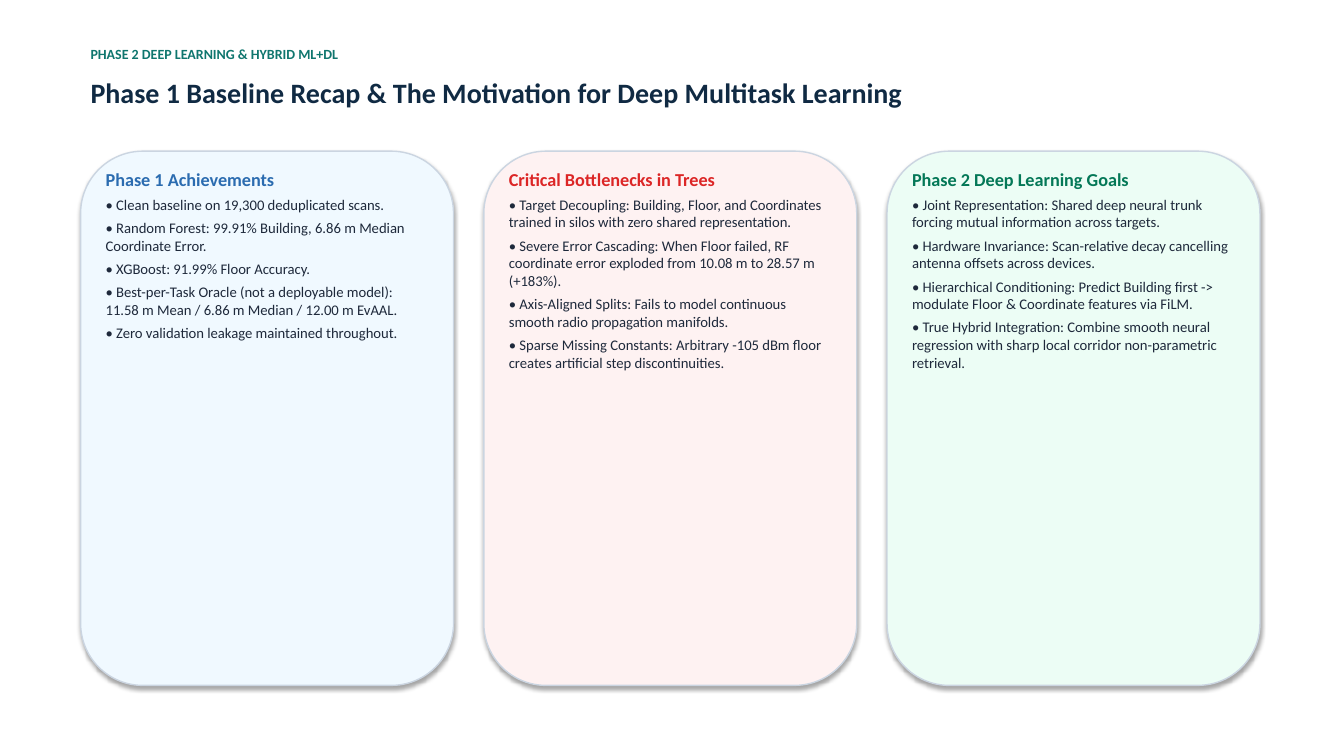
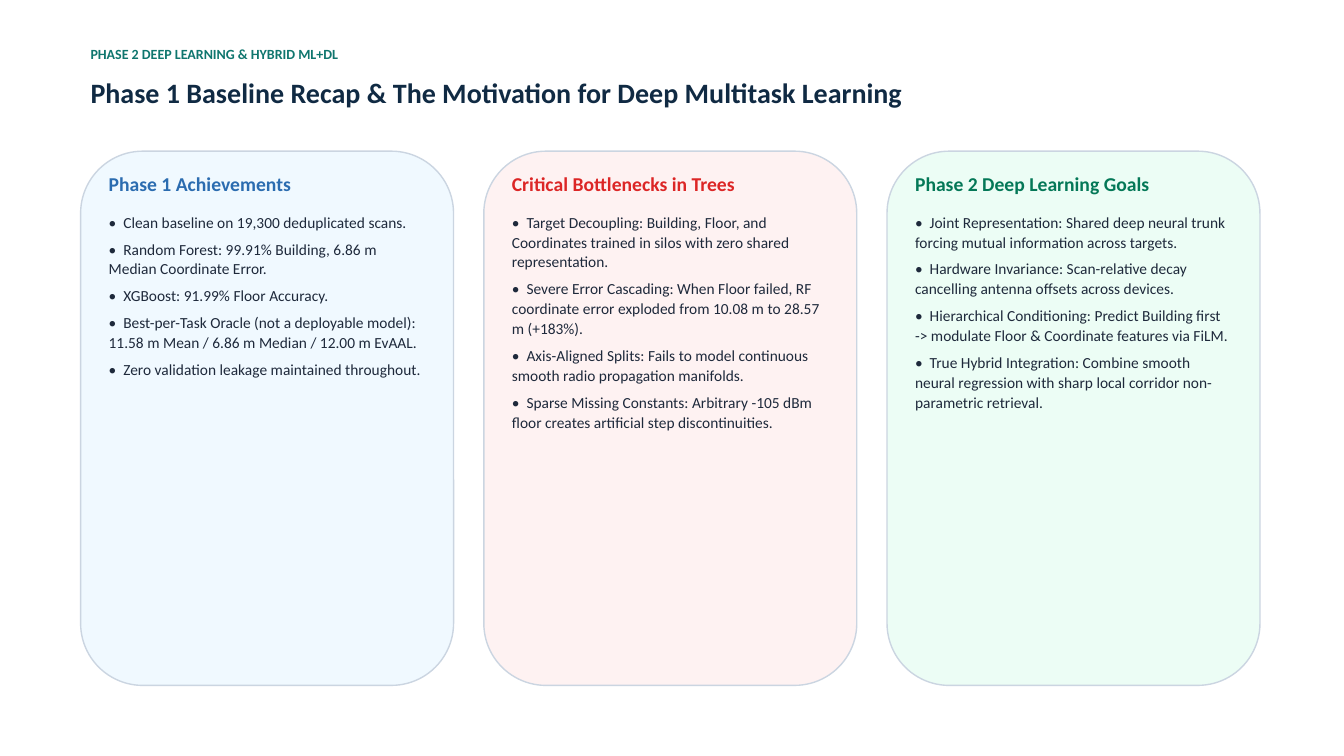
Before and after one commit to vedpawar2254/Indoor-location-prediction-using-wifi-signals, a slide deck: slide 2 of presentation/Phase2_Presentation.pptx. Drawn at 1344x756 pixels with LibreOffice and Linux fonts; fonts in the diff are those of the drawing. Boxes give left, top, right and bottom in pixels: in the first picture for what was removed or moved away, otherwise in the second. Text is boxed around its words. In the diff, an @@ line names an element or a change of style, - is before the commit and + after.

Commit message:
Rebuild architecture diagram cleanly; fix presentation overflow and stale numbers
Architecture diagram (p2_architecture_diagram.png) — full rewrite:
- Replace the hand-placed matplotlib boxes/arrows (which overlapped boxes and
  slashed a diagonal line across the figure) with a node class that exposes edge
  anchors, so every arrow now attaches border-to-border and curved edges route
  cleanly around boxes instead of through them.
- Render real math (FiLM h⊙(1+γ(p_b))+β(p_b), Kendall Σ e^-s_k L_k + ½ s_k, the
  adaptive gate) via matplotlib mathtext instead of cramped ASCII.
- Larger canvas, even lane spacing, generous padding, title clearance.

Presentation deck:
- add_card now auto-fits text to the shape (TEXT_TO_FIT_SHAPE) so long bullet
  lists no longer overflow the fixed-height cards; roomier padding and spacing.
- Widen the slide-title box and shrink long titles so headers never clip.
- Convert ASCII math in bullets to proper Unicode (γ, β, Δ, subscripts, ⊙, Σ).
- Fix stale ablation/literature numbers that were slide-local and missed earlier:
  R2 44.50/38.38 m (was 37.18/30.65), R3-noRel 13.45 m (was 12.39), SAE-MTL
  10.25/11.54 m (was 10.48/12.61), CNNLoc 22.91/24.96 m (was 24.75/27.61).

Verified by rendering the actual PPTX (via LibreOffice) slide-by-slide. Rebuilt
the deck (PPTX+PDF), the report PDF (new diagram embedded), and the notebook.

```diff
--- a/presentation/Phase2_Presentation.pptx
+++ b/presentation/Phase2_Presentation.pptx
@@ text "Phase 1 Achievements" at [109, 177, 420, 378]: size 13 to 14 pt in "Phase 1 Achievements"; size 10.5 to 11 pt; more space between paragraphs; line spacing 1 to 1.08 @@
@@ text "Critical Bottlenecks in Trees" at [512, 177, 819, 431]: size 13 to 14 pt in "Critical Bottlenecks in Trees"; size 10.5 to 11 pt; more space between paragraphs; line spacing 1 to 1.08 @@
@@ shadow off in 3 elements at [81, 151, 454, 686], [484, 151, 857, 686], [887, 151, 1260, 686] @@
@@ text "Phase 2 Deep Learning Goals" at [915, 177, 1227, 411]: size 13 to 14 pt in "Phase 2 Deep Learning Goals"; size 10.5 to 11 pt; more space between paragraphs; line spacing 1 to 1.08 @@
```
Also in this commit, not shown: 9 other slides changed, 7 other files.
